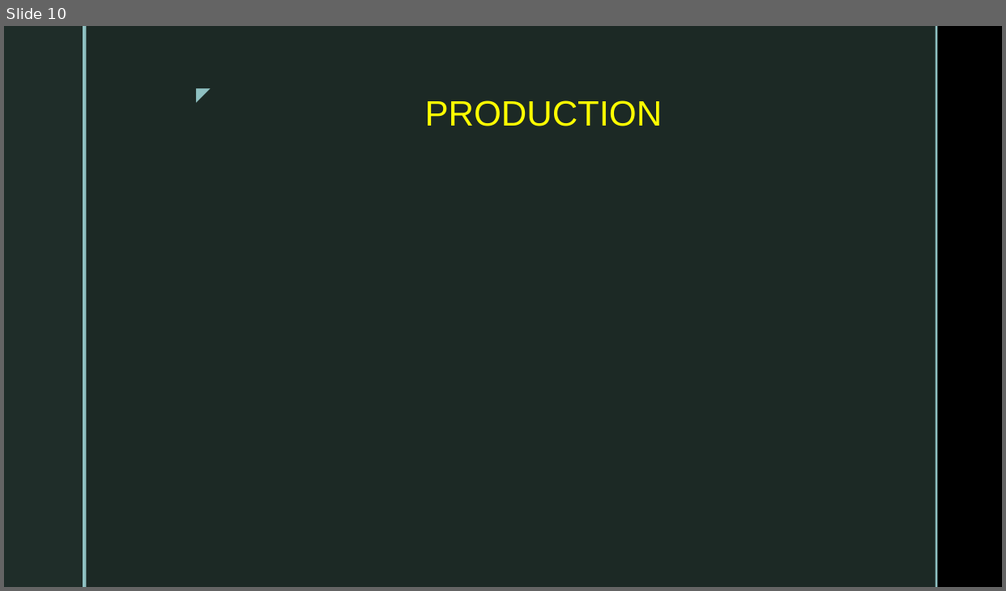
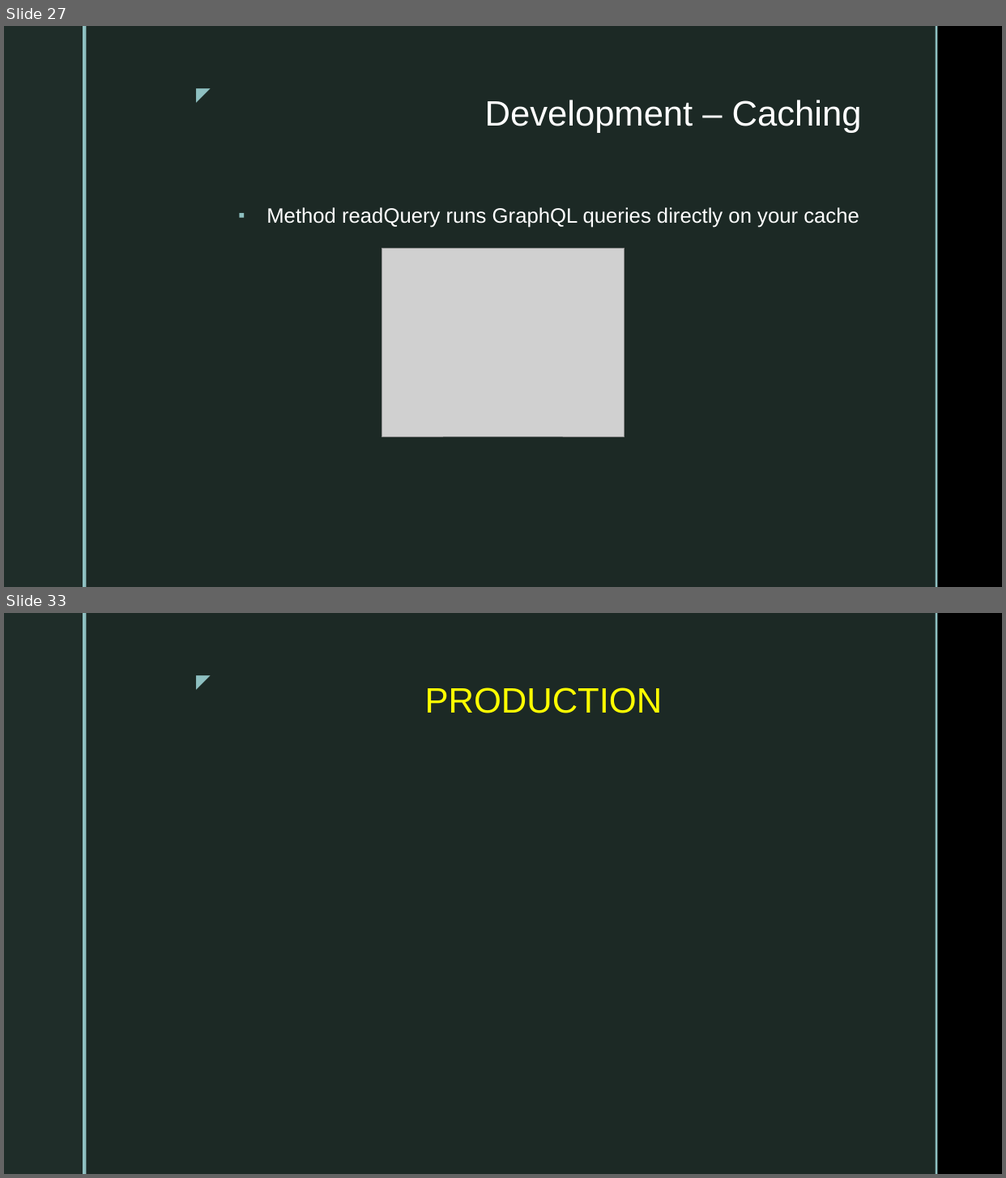
Before and after one commit to dtvu94/Apollo-Server-Client, a slide deck: Docs/Apollo_Client_React.pptx. Shown one above the other, each under a label of ours: slide 10 before the commit, slides 27 and 33 after it; the slides between them are not shown. The pictures are 1006x591 and 1006x1178 pixels, drawn with LibreOffice and Linux fonts; fonts in the diff are those of the drawing; grey boxes stand for pictures; background and template pictures are left out. Boxes give left, top, right and bottom in pixels: in the first picture for what was removed or moved away, otherwise in the second. Text is boxed around its words. In the diff, an @@ line names an element or a change of style, - is before the commit and + after.

```diff
--- a/Docs/Apollo_Client_React.pptx
+++ b/Docs/Apollo_Client_React.pptx
@@ slide 27 added at (x1=4, y1=26, x2=1002, y2=587), background picture (left out); not listed: 5 template elements that a slide beside it also shows @@
@@ title added at (x1=485, y1=100, x2=862, y2=133), 34 pt, text #FFFFFF @@
+Development – Caching
@@ text added at (x1=266, y1=207, x2=859, y2=228), 20 pt, text #FFFFFF @@
+▪ Method readQuery runs GraphQL queries directly on your cache
@@ picture added at (x1=382, y1=248, x2=624, y2=437) @@
@@ what was slide 10 is now slide 33 @@
```
Also in this commit, not shown: 1 slide changed, 27 other slides added, 5 slides removed, 20 other files.
